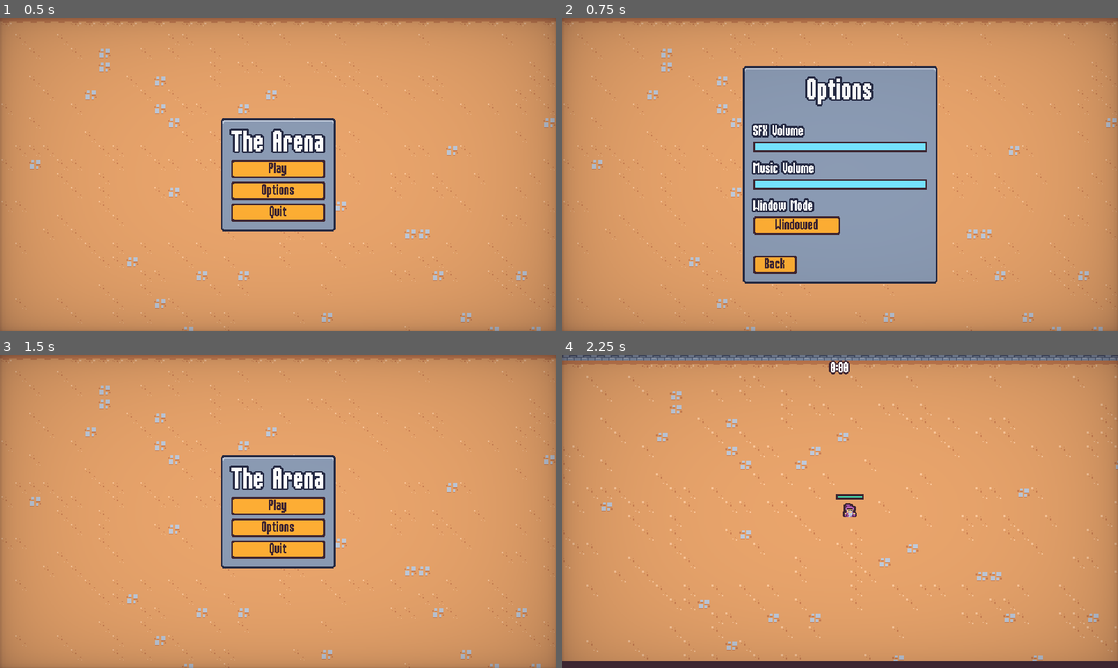
Above: before the commit, frames 1-4 (two rows, left to right).
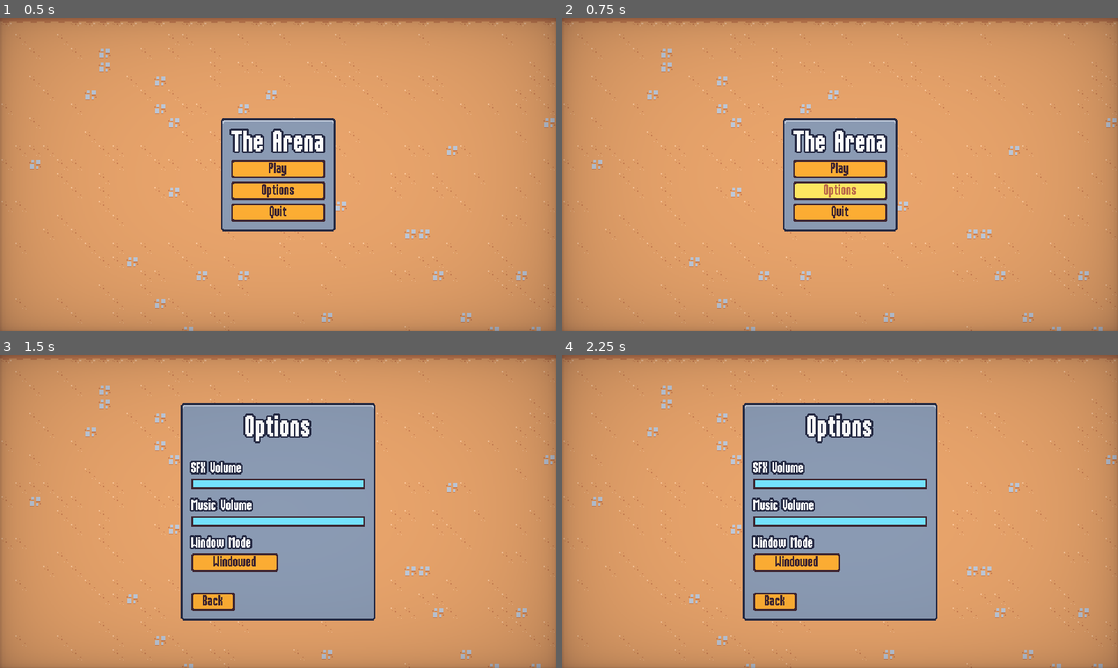
Above: after the commit, the same moments.

Repository: camd67/survivors-clone
Game: Godot game, scene res://scenes/ui/main_menu.tscn
The game is run twice, just before and just after one commit, with the same random seed, the same clock (stepped at 60 frames per second) and the same inputs.
Inputs:
- Up to frame 1 (0.5 s): no input
- Up to frame 2 (0.75 s): click "Options" at 0.5 s
- Up to frame 3 (1.5 s): click "Back" at 1.25 s
- Up to frame 4 (2.25 s): click "Play" at 2 s

Frame 1 is identical in both runs. In frame 2, 22% of the frame differs, in the area x 32-68%, y 15-85%; in frame 3, 22%; in frame 4, 32%, in the area x 0-100%, y 0-100%.

Commit message:
Lesson 66: Screen transitions

Diff:
--- a/project.godot
+++ b/project.godot
@@ -20,6 +20,7 @@
 
 GameEvents="*res://scenes/autoload/game_events.tscn"
 MusicPlayer="*res://scenes/autoload/music_player.tscn"
+ScreenTransition="*res://scenes/autoload/screen_transition.tscn"
 
 [debug]
 
--- /dev/null
+++ b/scenes/autoload/screen_transition.gd
@@ -0,0 +1,20 @@
+extends CanvasLayer
+
+signal transitioned_halfway
+
+# Helper to skip the signal emission
+var skip_emit = false
+
+func transition():
+	$AnimationPlayer.play("default")
+	await transitioned_halfway
+	skip_emit = true
+	$AnimationPlayer.play_backwards("default")
+
+
+func emit_transitioned_halfway():
+	if skip_emit:
+		skip_emit = false
+		return
+
+	transitioned_halfway.emit()
--- /dev/null
+++ b/scenes/autoload/screen_transition.gdshader
@@ -0,0 +1,14 @@
+shader_type canvas_item;
+
+uniform vec4 transition_color : source_color;
+uniform sampler2D transition_texture : filter_nearest;
+uniform float percent : hint_range(0.0, 1.0);
+
+void fragment() {
+	vec4 transition_texture_color = texture(transition_texture, UV);
+	if (transition_texture_color.r > percent) {
+		COLOR.a = 0.0;
+	} else {
+		COLOR = transition_color;
+	}
+}
--- /dev/null
+++ b/scenes/autoload/screen_transition.tscn
@@ -0,0 +1,106 @@
+[gd_scene load_steps=8 format=3 uid="uid://cuguf2upeiyyj"]
+
+[ext_resource type="Script" path="res://scenes/autoload/screen_transition.gd" id="1_b7ytn"]
+[ext_resource type="Shader" path="res://scenes/autoload/screen_transition.gdshader" id="1_j77g2"]
+[ext_resource type="Texture2D" uid="uid://bvj8y00j3237v" path="res://assets/ui/screen_transition.png" id="2_jdwjt"]
+
+[sub_resource type="Animation" id="Animation_qpjy3"]
+resource_name = "default"
+length = 0.4
+step = 0.01
+tracks/0/type = "value"
+tracks/0/imported = false
+tracks/0/enabled = true
+tracks/0/path = NodePath("ColorRect:material:shader_parameter/percent")
+tracks/0/interp = 2
+tracks/0/loop_wrap = true
+tracks/0/keys = {
+"times": PackedFloat32Array(0, 0.4),
+"transitions": PackedFloat32Array(2.73208, 1),
+"update": 0,
+"values": [0.0, 1.0]
+}
+tracks/1/type = "method"
+tracks/1/imported = false
+tracks/1/enabled = true
+tracks/1/path = NodePath(".")
+tracks/1/interp = 1
+tracks/1/loop_wrap = true
+tracks/1/keys = {
+"times": PackedFloat32Array(0.4),
+"transitions": PackedFloat32Array(1),
+"values": [{
+"args": [],
+"method": &"emit_transitioned_halfway"
+}]
+}
+tracks/2/type = "value"
+tracks/2/imported = false
+tracks/2/enabled = true
+tracks/2/path = NodePath("ColorRect:visible")
+tracks/2/interp = 1
+tracks/2/loop_wrap = true
+tracks/2/keys = {
+"times": PackedFloat32Array(0, 0.01),
+"transitions": PackedFloat32Array(1, 1),
+"update": 1,
+"values": [false, true]
+}
+
+[sub_resource type="Animation" id="Animation_oa5rv"]
+length = 0.001
+tracks/0/type = "value"
+tracks/0/imported = false
+tracks/0/enabled = true
+tracks/0/path = NodePath("ColorRect:material:shader_parameter/percent")
+tracks/0/interp = 1
+tracks/0/loop_wrap = true
+tracks/0/keys = {
+"times": PackedFloat32Array(0),
+"transitions": PackedFloat32Array(1),
+"update": 0,
+"values": [0.462]
+}
+tracks/1/type = "value"
+tracks/1/imported = false
+tracks/1/enabled = true
+tracks/1/path = NodePath("ColorRect:visible")
+tracks/1/interp = 1
+tracks/1/loop_wrap = true
+tracks/1/keys = {
+"times": PackedFloat32Array(0),
+"transitions": PackedFloat32Array(1),
+"update": 1,
+"values": [false]
+}
+
+[sub_resource type="AnimationLibrary" id="AnimationLibrary_o7uj0"]
+_data = {
+"RESET": SubResource("Animation_oa5rv"),
+"default": SubResource("Animation_qpjy3")
+}
+
+[sub_resource type="ShaderMaterial" id="ShaderMaterial_j8exa"]
+shader = ExtResource("1_j77g2")
+shader_parameter/transition_color = Color(0.247059, 0.14902, 0.192157, 1)
+shader_parameter/percent = 0.462
+shader_parameter/transition_texture = ExtResource("2_jdwjt")
+
+[node name="ScreenTransition" type="CanvasLayer"]
+process_mode = 3
+layer = 5
+script = ExtResource("1_b7ytn")
+
+[node name="AnimationPlayer" type="AnimationPlayer" parent="."]
+libraries = {
+"": SubResource("AnimationLibrary_o7uj0")
+}
+
+[node name="ColorRect" type="ColorRect" parent="."]
+visible = false
+material = SubResource("ShaderMaterial_j8exa")
+anchors_preset = 15
+anchor_right = 1.0
+anchor_bottom = 1.0
+grow_horizontal = 2
+grow_vertical = 2
--- a/scenes/main/main.tscn
+++ b/scenes/main/main.tscn
@@ -18,6 +18,7 @@
 end_screen_scene = ExtResource("2_5kixh")
 
 [node name="Vignette" parent="." instance=ExtResource("5_whsh7")]
+layer = 2
 
 [node name="ArenaTimeUi" parent="." node_paths=PackedStringArray("arena_time_manager") instance=ExtResource("1_jhg5g")]
 arena_time_manager = NodePath("../ArenaTimeManager")
--- a/scenes/ui/end_screen.gd
+++ b/scenes/ui/end_screen.gd
@@ -29,6 +29,8 @@
 
 
 func on_restart_pressed():
+	ScreenTransition.transition()
+	await ScreenTransition.transitioned_halfway
 	get_tree().paused = false
 	get_tree().change_scene_to_file("res://scenes/main/main.tscn")
 
--- a/scenes/ui/main_menu.gd
+++ b/scenes/ui/main_menu.gd
@@ -9,10 +9,14 @@
 
 
 func on_play_pressed():
+	ScreenTransition.transition()
+	await ScreenTransition.transitioned_halfway
 	get_tree().change_scene_to_file("res://scenes/main/main.tscn")
 
 
 func on_options_pressed():
+	ScreenTransition.transition()
+	await ScreenTransition.transitioned_halfway
 	var options = options_scene.instantiate()
 	add_child(options)
 	options.back_pressed.connect(on_options_closed.bind(options))
--- a/scenes/ui/options_menu.gd
+++ b/scenes/ui/options_menu.gd
@@ -50,4 +50,6 @@
 
 
 func on_back_pressed():
+	ScreenTransition.transition()
+	await ScreenTransition.transitioned_halfway
 	back_pressed.emit()
--- a/scenes/ui/pause_menu.gd
+++ b/scenes/ui/pause_menu.gd
@@ -52,6 +52,8 @@
 
 
 func on_options_pressed():
+	ScreenTransition.transition()
+	await ScreenTransition.transitioned_halfway
 	var options_menu = options_menu_scene.instantiate()
 	add_child(options_menu)
 	options_menu.back_pressed.connect(on_options_back_pressed.bind(options_menu))
Binary file added: assets/ui/screen_transition.png
Not shown, added: assets/ui/screen_transition.png.import
